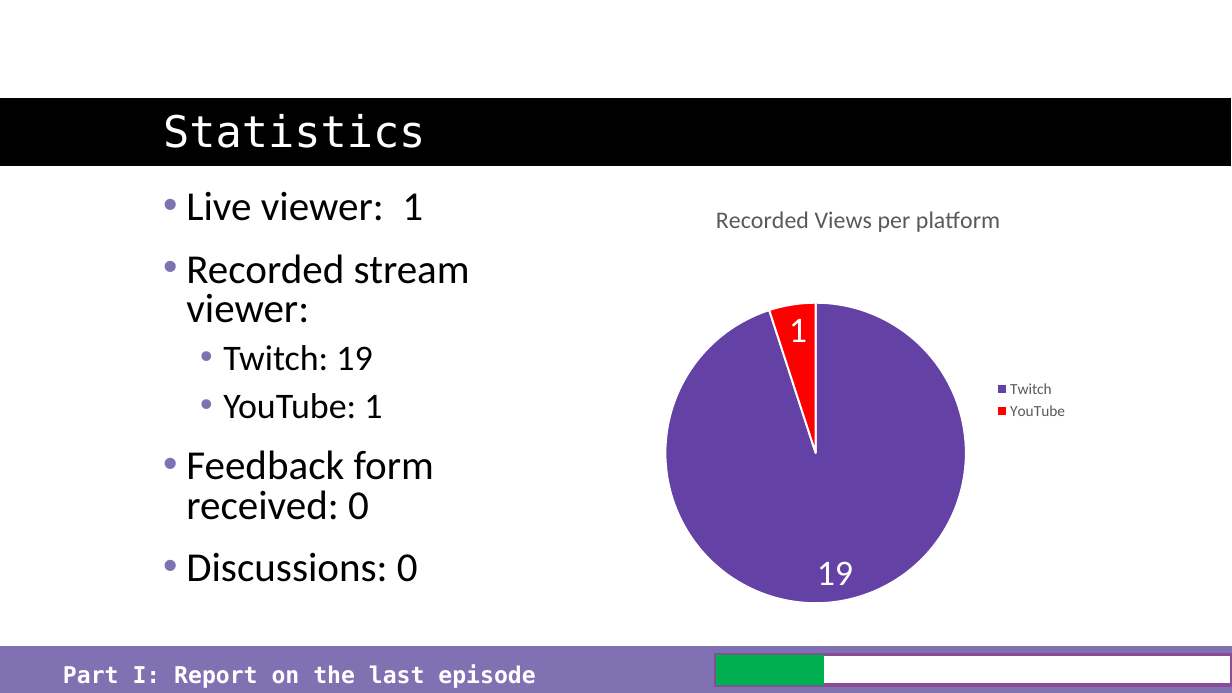
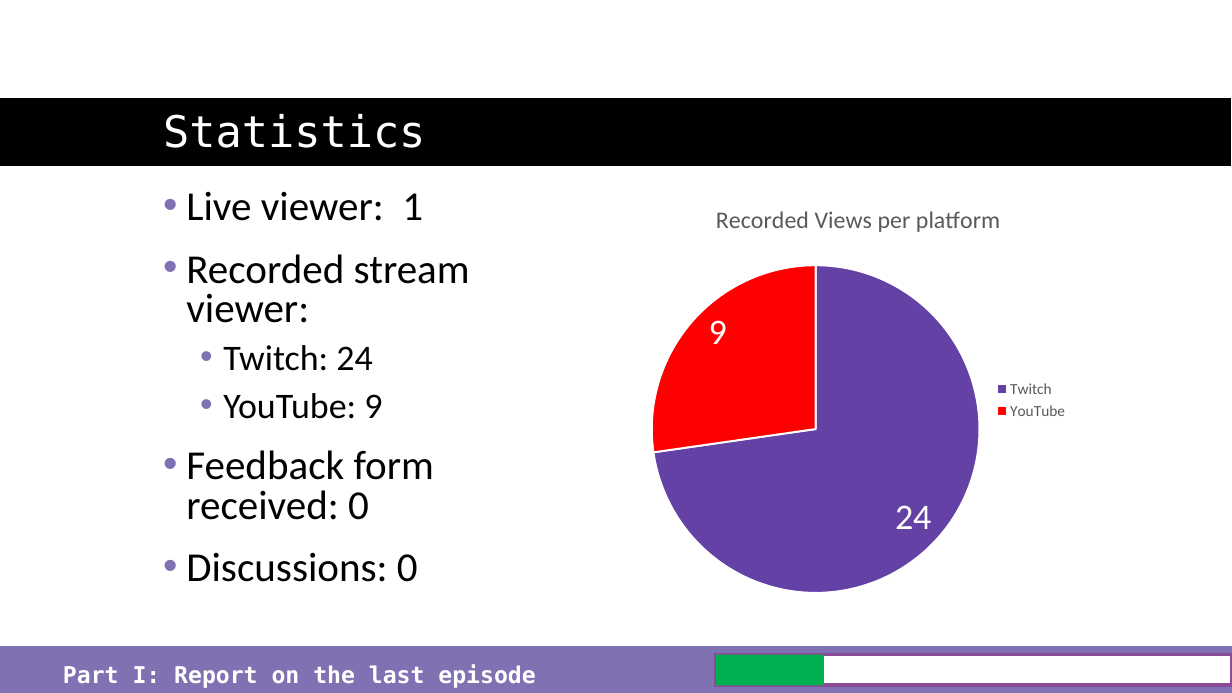
Before and after one commit to just-the-benno/BlazQ, a slide deck: slide 6 of episode2/media/slides-episode-02.pptx. Drawn at 1232x693 pixels with LibreOffice and Linux fonts; fonts in the diff are those of the drawing; background and template pictures are left out. Boxes give left, top, right and bottom in pixels: in the first picture for what was removed or moved away, otherwise in the second. Text is boxed around its words. In the diff, an @@ line names an element or a change of style, - is before the commit and + after.

```diff
--- a/episode2/media/slides-episode-02.pptx
+++ b/episode2/media/slides-episode-02.pptx
@@ pie chart at bbox=[640, 185, 1079, 616] @@
@@ Recorded Views per platform, Twitch: 19 to 24 @@
@@ Recorded Views per platform, YouTube: 1 to 9 @@
@@ text at bbox=[223, 345, 382, 419]: text changed @@
-  • Twitch: 19
-  • YouTube: 1
+  • Twitch: 24
+  • YouTube: 9
```
Also in this commit, not shown: 2 other slides changed, 7 other files.
